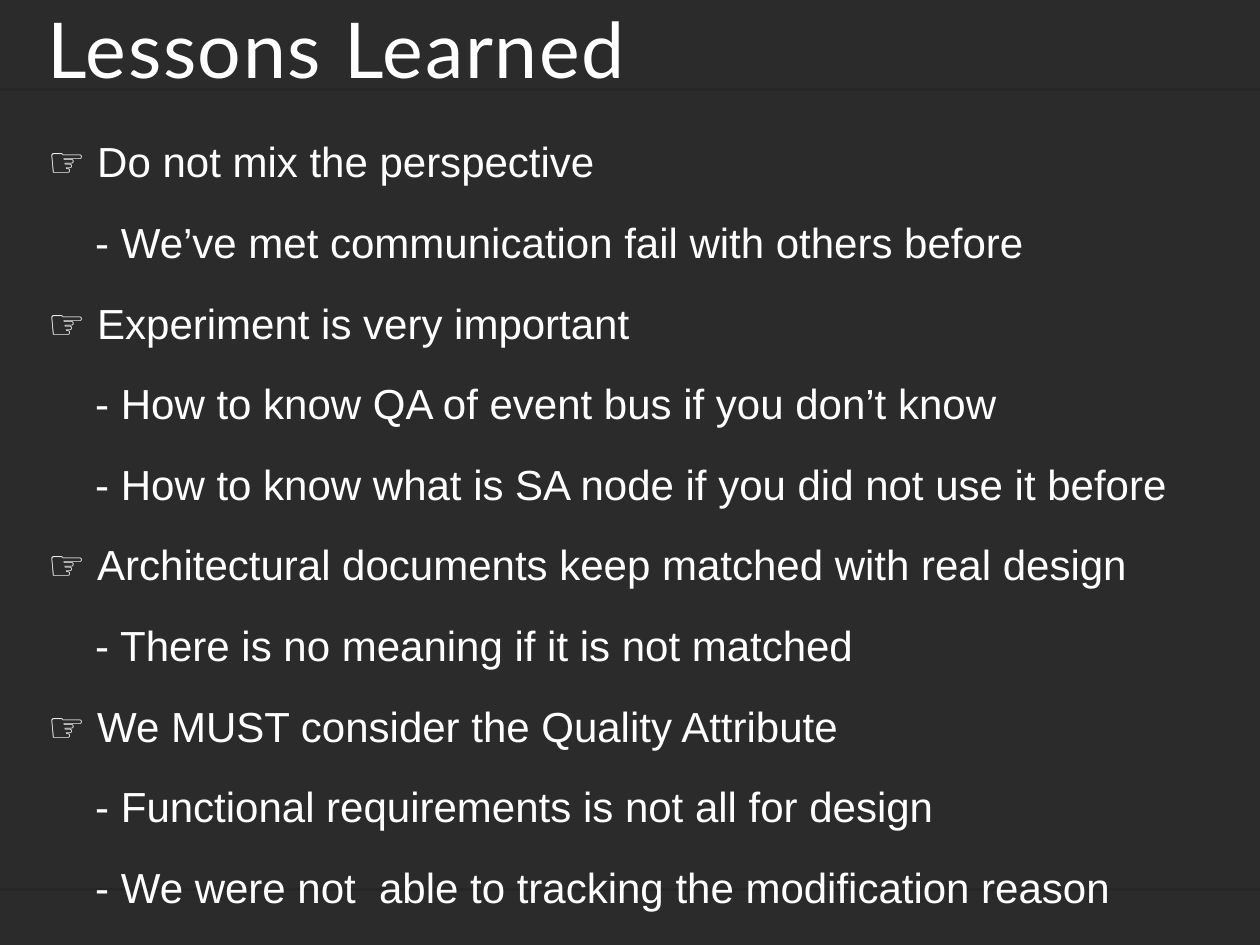
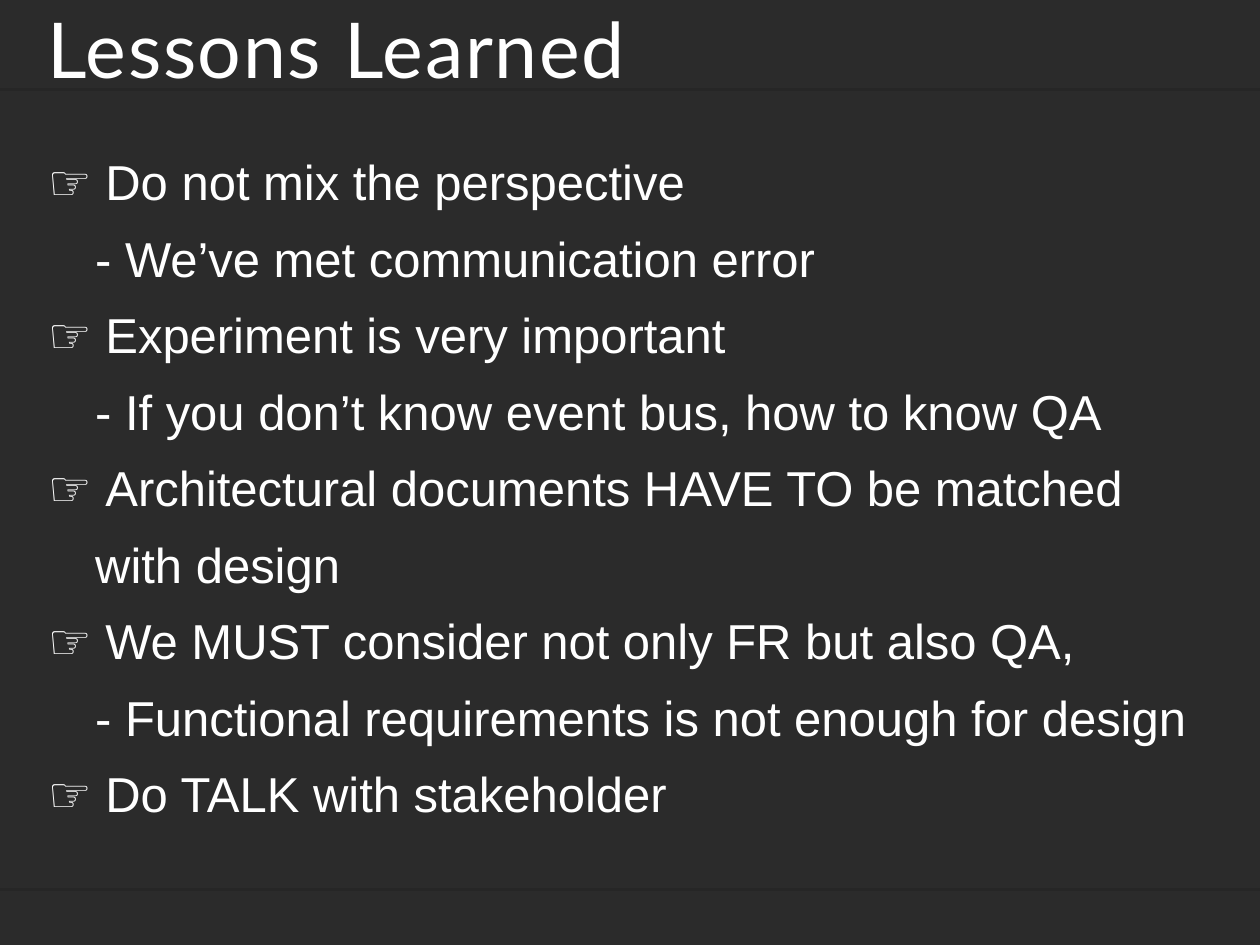
Before and after one commit to junggil/2015_CMU_StudioProject, a slide deck: slide 26 of DOCS/2015-06-24/Team1 Final presentation v0.99.pptx (slide 23 before the commit). Drawn at 1260x945 pixels with LibreOffice and Linux fonts; fonts in the diff are those of the drawing; background and template pictures are left out; a plain dark background stands for a picture behind light text. Boxes give left, top, right and bottom in pixels: in the first picture for what was removed or moved away, otherwise in the second. Text is boxed around its words. In the diff, an @@ line names an element or a change of style, - is before the commit and + after.

```diff
--- a/DOCS/2015-06-24/Team1 Final presentation v0.99.pptx
+++ b/DOCS/2015-06-24/Team1 Final presentation v0.99.pptx
@@ text "☞ Do not mix the ...": place and size @@
-text "☞ Do not mix the ..." at <box>97,146,1166,911</box>
+text "☞ Do not mix the ..." at <box>95,164,1186,813</box>
@@ text at <box>105,164,725,363</box>: size 24 to 28 pt in "☞ Do not mix the perspective", "☞ Experiment is very important"; line spacing 1.6 to 1.3 @@
@@ text at <box>125,241,815,278</box>: text changed; size 24 to 28 pt @@
-                - We’ve met communication fail with others before
+                - We’ve met communication error
@@ text at <box>95,394,1186,813</box>: text changed; size 24 to 28 pt @@
-- How to know QA of event bus if you don’t know
-- How to know what is SA node if you did not use it before
-☞ Architectural documents keep matched with real design
-- There is no meaning if it is not matched
-☞ We MUST consider the Quality Attribute
-- Functional requirements is not all for design
-- We were not able to tracking the modification reason
+- If you don’t know event bus, how to know QA
+☞ Architectural documents HAVE TO be matched with design
+☞ We MUST consider not only FR but also QA,
+- Functional requirements is not enough for design
+☞ Do TALK with stakeholder
```
Also in this commit, not shown: 21 other slides changed, 3 slides added.
